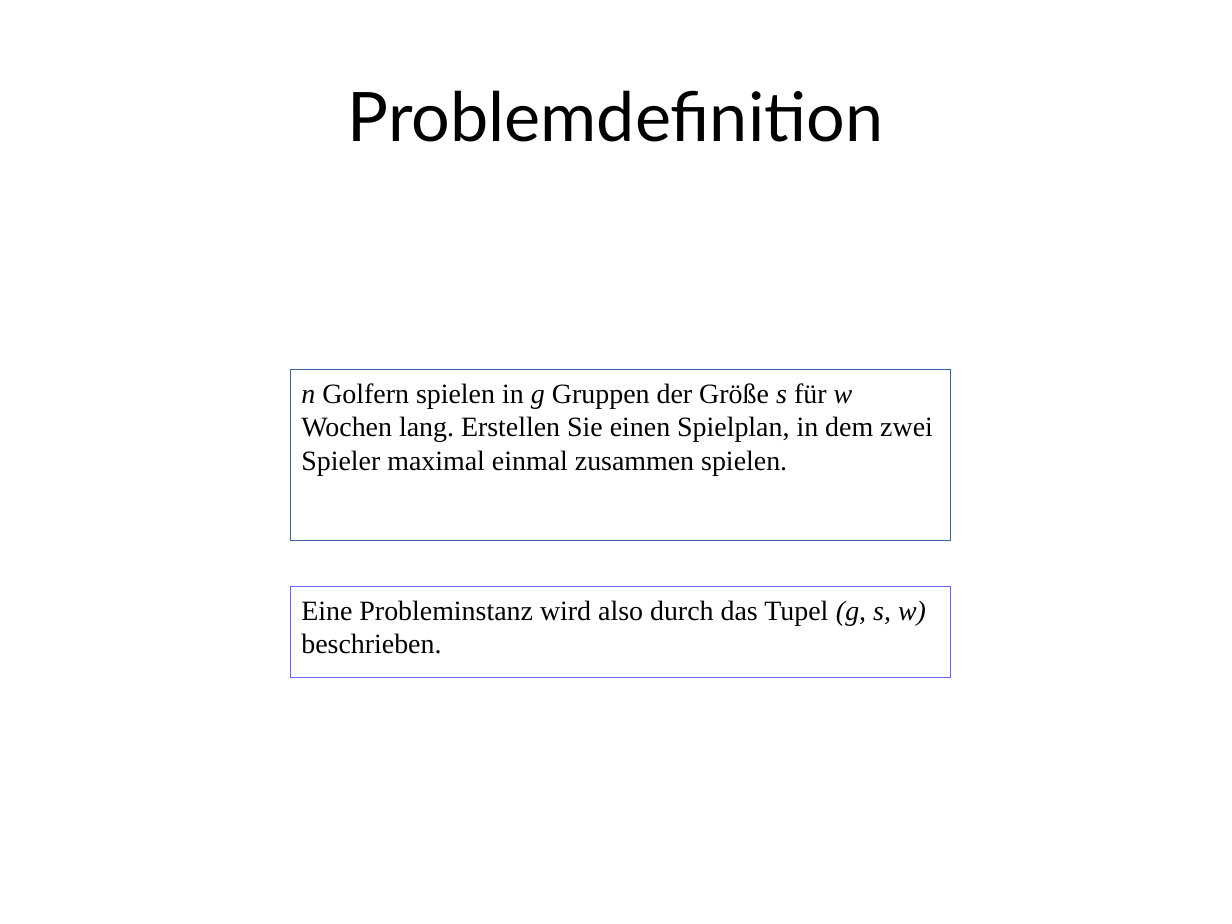
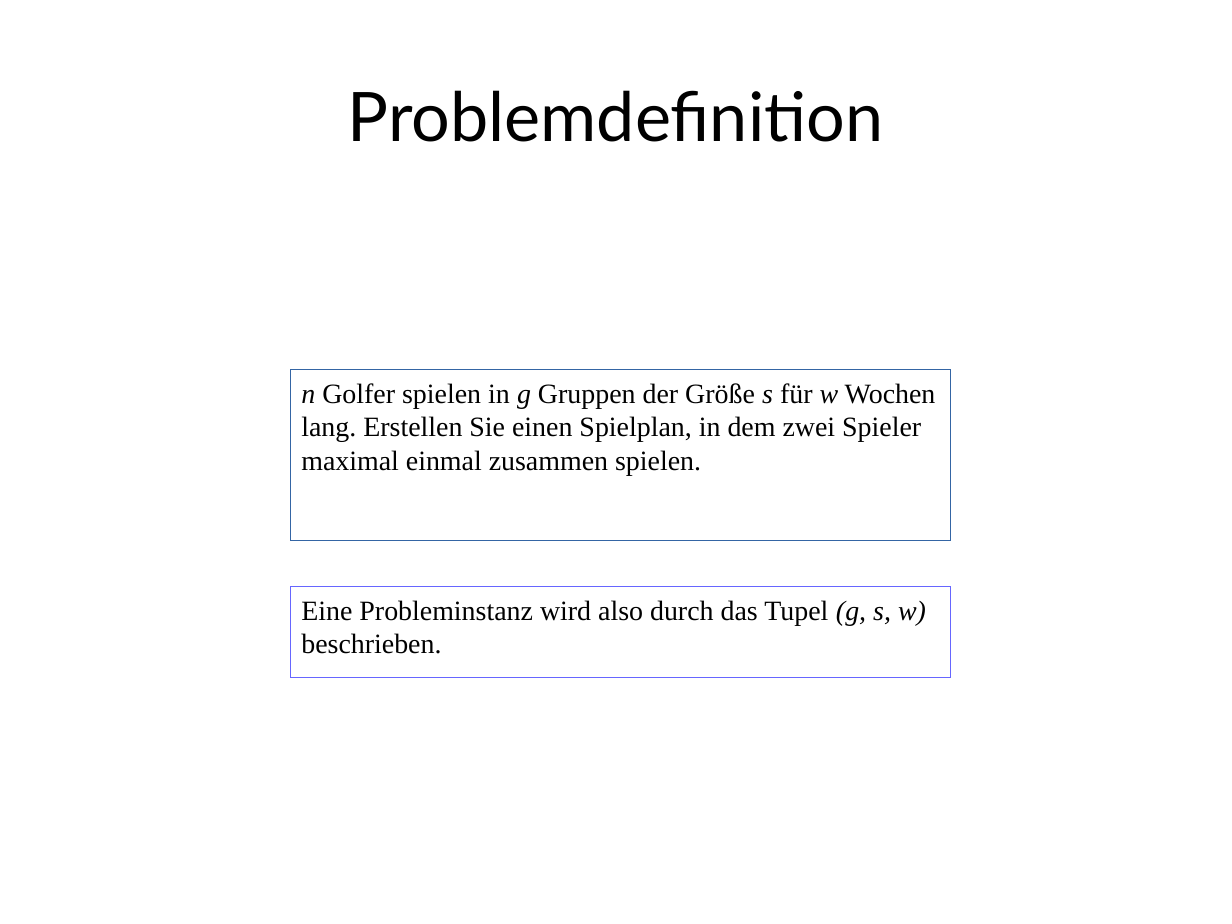
Before and after one commit to RincewindWizzard/social-golfers, a slide deck: slide 3 of presentation/DennisLindemannSocialGolferProblem.odp (slide 2 before the commit). Drawn at 1232x924 pixels with LibreOffice and Linux fonts; fonts in the diff are those of the drawing. Boxes give left, top, right and bottom in pixels: in the first picture for what was removed or moved away, otherwise in the second. Text is boxed around its words. In the diff, an @@ line names an element or a change of style, - is before the commit and + after.

```diff
--- a/presentation/DennisLindemannSocialGolferProblem.odp
+++ b/presentation/DennisLindemannSocialGolferProblem.odp
@@ text in rectangle at <box>301,383,936,475</box>: text changed @@
-n Golfern spielen in g Gruppen der Größe s für w Wochen lang. Erstellen Sie einen Spielplan, in dem zwei Spieler maximal einmal zusammen spielen.
+n Golfer spielen in g Gruppen der Größe s für w Wochen lang. Erstellen Sie einen Spielplan, in dem zwei Spieler maximal einmal zusammen spielen.
```
Also in this commit, not shown: 4 other slides changed, 11 slides added, 5 slides removed, 1 other file.
